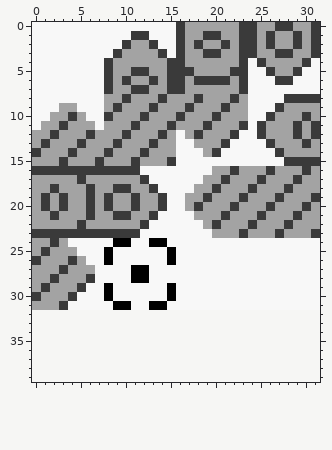
Edited in one commit: pixel-art sprite (res/playsprites.png). The picture above was drawn from the file before the commit.
The file is 32x32 pixels. The old version is drawn lined up with the new one, on the new canvas.
After the commit:
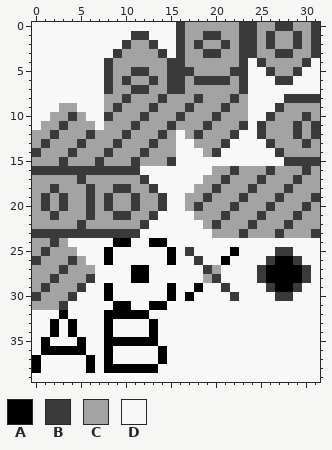
Palette (. is transparent): A #000000  B #3a3a3a  C #a3a3a3  D #f8f8f8
Diff:
canvas 32x32 -> 32x40
@@ x 0..31 @@
 24 CCBCDDDDDAADDAADDDDDDDDDDDDDDDDD
-25 CBCCCDDDADDDDDDADDDDDDDDDDDDDDDD
-26 BCCCBCDDADDDDDDADDDDDDDDDDDDDDDD
-27 CCCBCCCDDDDAADDDDDDDDDDDDDDDDDDD
-28 CCBCCCBDDDDAADDDDDDDDDDDDDDDDDDD
-29 CBCCCBDDADDDDDDADDDDDDDDDDDDDDDD
-30 BCCCBDDDADDDDDDADDDDDDDDDDDDDDDD
+25 CBCCCDDDADDDDDDADBDDDDADDDDBBDDD
+26 BCCCBCDDADDDDDDADDBDDADDDDBAABDD
+27 CCCBCCCDDDDAADDDDDDBCDDDDBAAAABD
+28 CCBCCCBDDDDAADDDDDDCBDDDDBAAAABD
+29 CBCCCBDDADDDDDDADDADDBDDDDBAABDD
+30 BCCCBDDDADDDDDDADADDDDBDDDDBBDDD
 31 CCCBDDDDDAADDAADDDDDDDDDDDDDDDDD
-32 ................................
-33 ................................
-34 ................................
-35 ................................
-36 ................................
-37 ................................
-38 ................................
-39 ................................
+32 DDDADDDDAAAAADDDDDDDDDDDDDDDDDDD
+33 DDADADDDADDDDADDDDDDDDDDDDDDDDDD
+34 DDADADDDADDDDADDDDDDDDDDDDDDDDDD
+35 DADDDADDAAAAAADDDDDDDDDDDDDDDDDD
+36 DAAAAADDADDDDDADDDDDDDDDDDDDDDDD
+37 ADDDDDADADDDDDADDDDDDDDDDDDDDDDD
+38 ADDDDDADAAAAAADDDDDDDDDDDDDDDDDD
+39 DDDDDDDDDDDDDDDDDDDDDDDDDDDDDDDD
